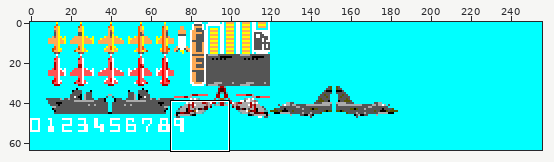
Sprite sheet, stored at data/img/sprites.png. The picture above shows the old version from afar; the outline marks the close-up.
Close-up. As it was:
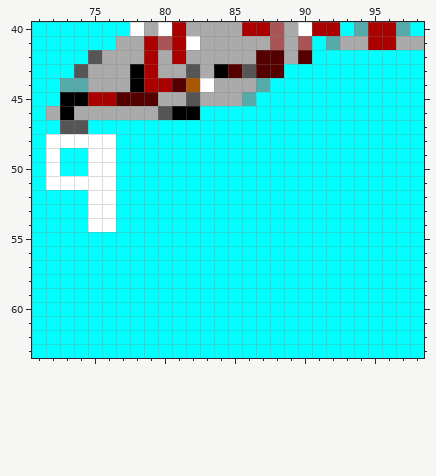
The file is 256x64 pixels. Shown: x 71..98, y 40..63.
After the commit:
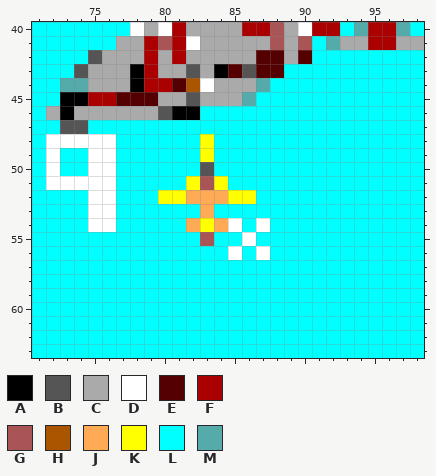
Palette (. is transparent): A #000000  B #555555  C #aaaaaa  D #ffffff  E #550000  F #aa0000  G #aa5555  H #aa5500  J #ffaa55  K #ffff00  L #00ffff  M #55aaaa
The edit:
Changed rows in their new state; - is an unchanged pixel.
first column x 80:
48 ---K----
49 ---K----
50 ---B----
51 --KGK---
52 KKJJJKK-
53 ---J----
54 --JKJD-D
55 ---G--D-
56 -----D-D
